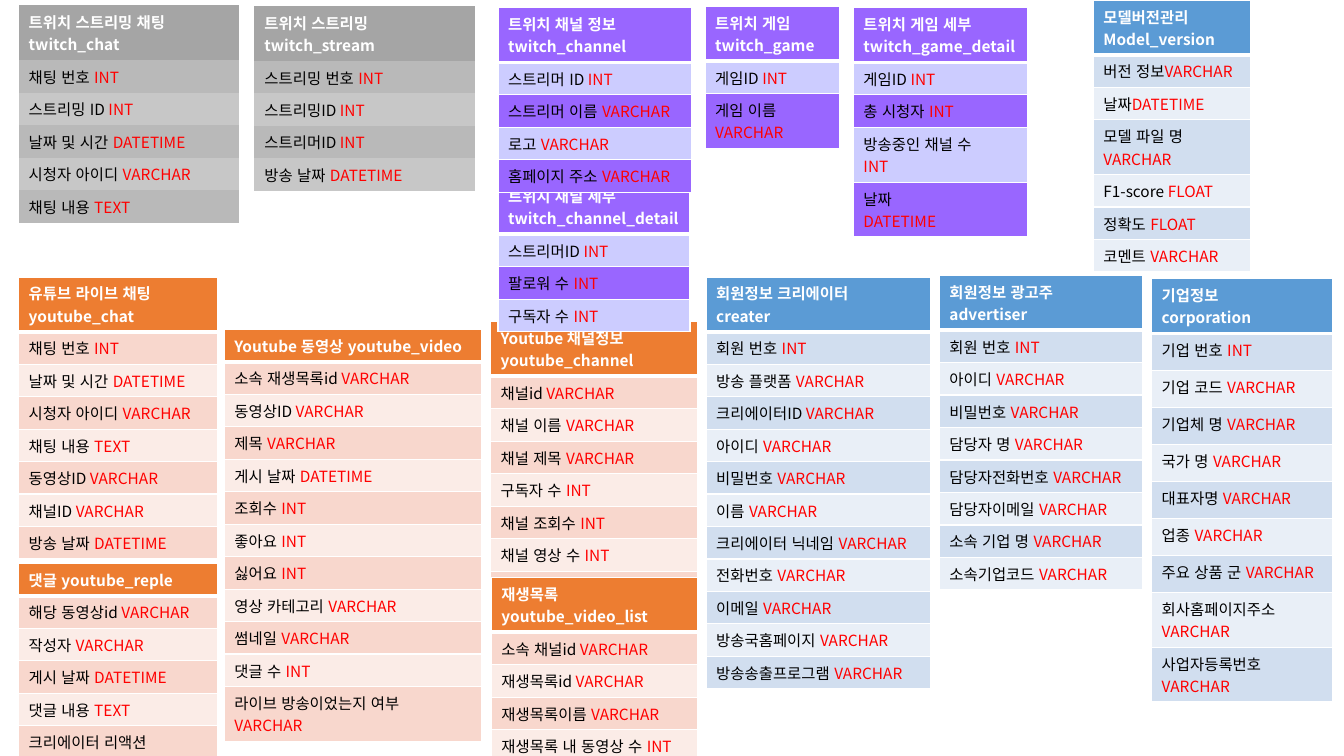
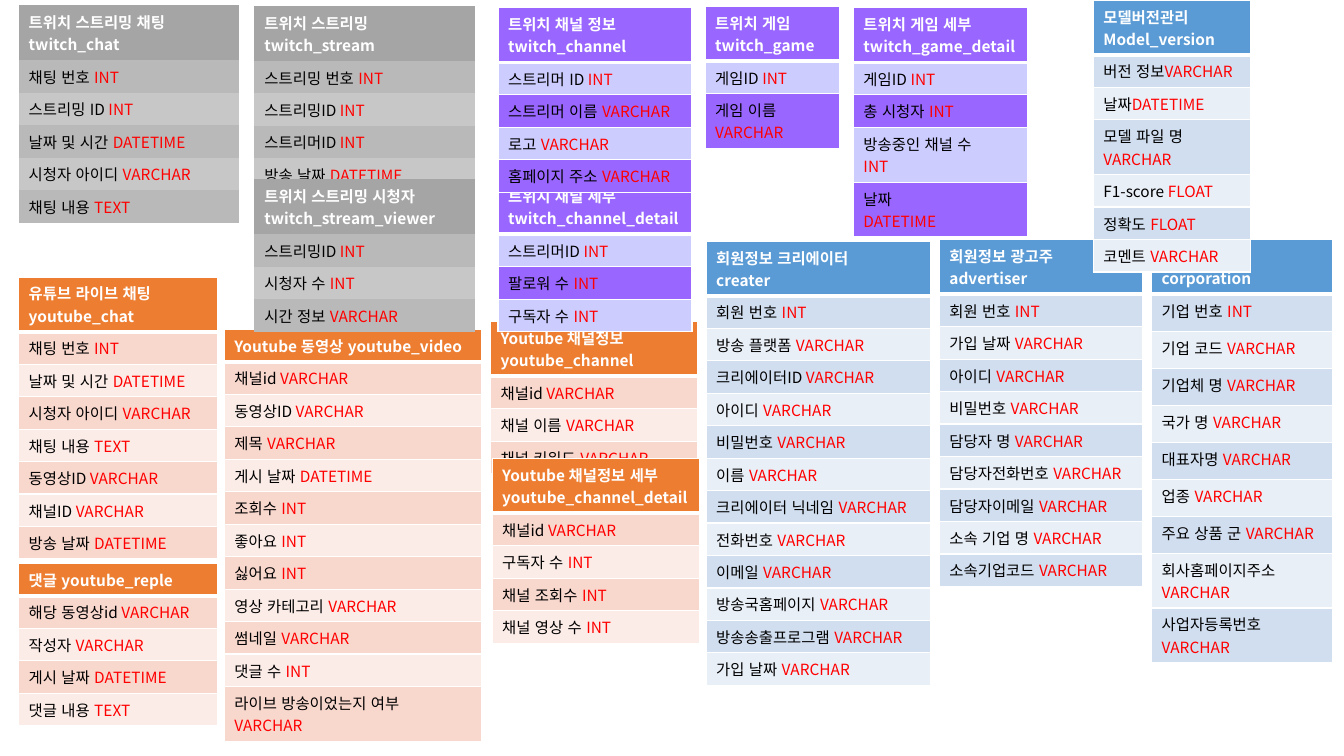
Before and after one commit to chanuuuuu/OnAD_project, a slide deck: slide 3 of docs/6_데이터매핑정의서/DB설계도면_작업중.pptx. Drawn at 1344x756 pixels with LibreOffice and Linux fonts; fonts in the diff are those of the drawing. Boxes give left, top, right and bottom in pixels: in the first picture for what was removed or moved away, otherwise in the second. Text is boxed around its words. In the diff, an @@ line names an element or a change of style, - is before the commit and + after.

```diff
--- a/docs/6_데이터매핑정의서/DB설계도면_작업중.pptx
+++ b/docs/6_데이터매핑정의서/DB설계도면_작업중.pptx
@@ table added at (254, 179, 475, 327), 4 rows, 1 columns @@
+트위치 스트리밍 시청자 twitch_stream_viewer
+스트리밍ID INT
+시청자 수 INT
+시간 정보 VARCHAR
@@ table at (707, 241, 932, 680) @@
+row 13: 가입 날짜 VARCHAR
@@ table: place and size @@
-table at (707, 277, 932, 684)
+table at (707, 241, 932, 680)
@@ table at (940, 240, 1143, 582) @@
+row 3: 가입 날짜 VARCHAR
@@ table: place and size @@
-table at (940, 275, 1143, 586)
+table at (940, 240, 1143, 582)
@@ table: place and size @@
-table at (1152, 278, 1333, 696)
+table at (1152, 240, 1333, 657)
@@ table at (491, 322, 698, 463) @@
-row 4: 채널 제목 VARCHAR
-row 5: 구독자 수 INT
-row 6: 채널 조회수 INT
-row 7: 채널 영상 수 INT
@@ table at (225, 330, 482, 735) @@
-row 2, column 1: 소속 재생목록id VARCHAR
+row 2, column 1: 채널id VARCHAR
@@ table added at (492, 459, 699, 639), 5 rows, 1 columns @@
+Youtube 채널정보 세부youtube_channel_detail
+채널id VARCHAR
+구독자 수 INT
+채널 조회수 INT
+채널 영상 수 INT
@@ table at (18, 564, 217, 722) @@
-row 6: 크리에이터 리액션 VARCHAR
@@ table removed at (492, 578, 698, 756), 5 rows, 1 columns @@
-재생목록 youtube_video_list
-소속 채널id VARCHAR
-재생목록id VARCHAR
-재생목록이름 VARCHAR
-재생목록 내 동영상 수 INT
```
Also in this commit, not shown: 7 other files.
